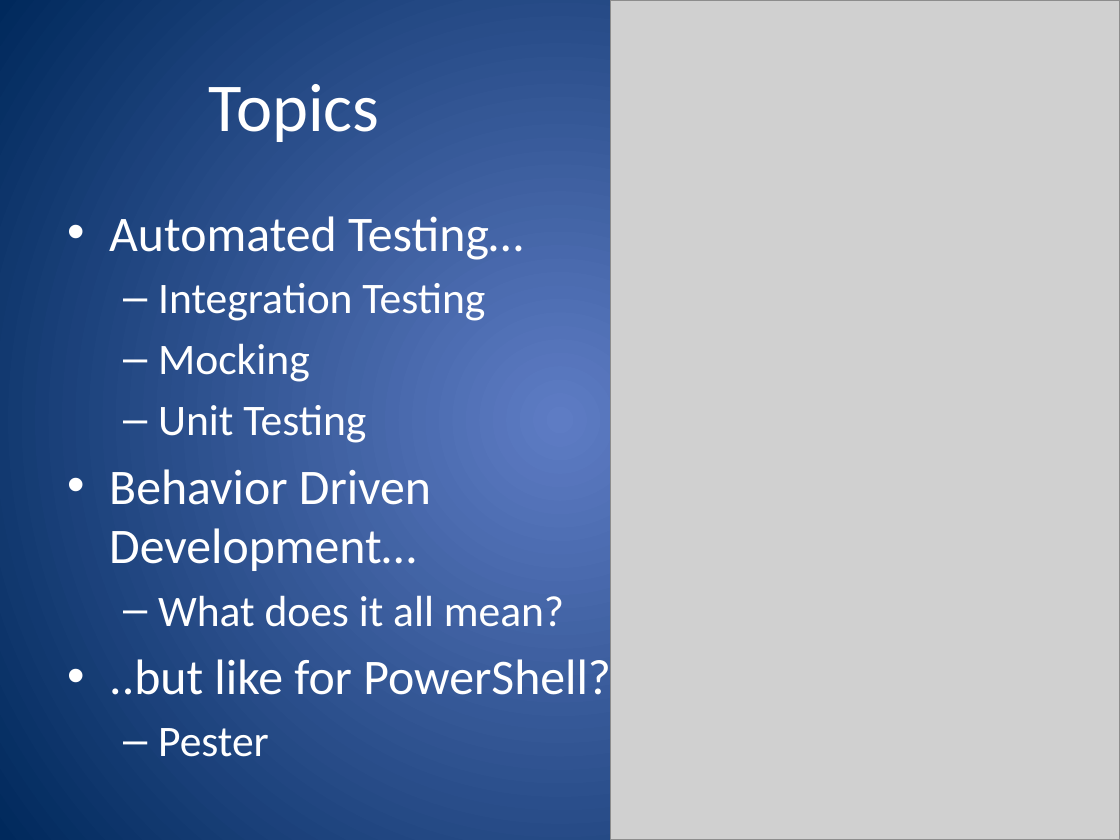
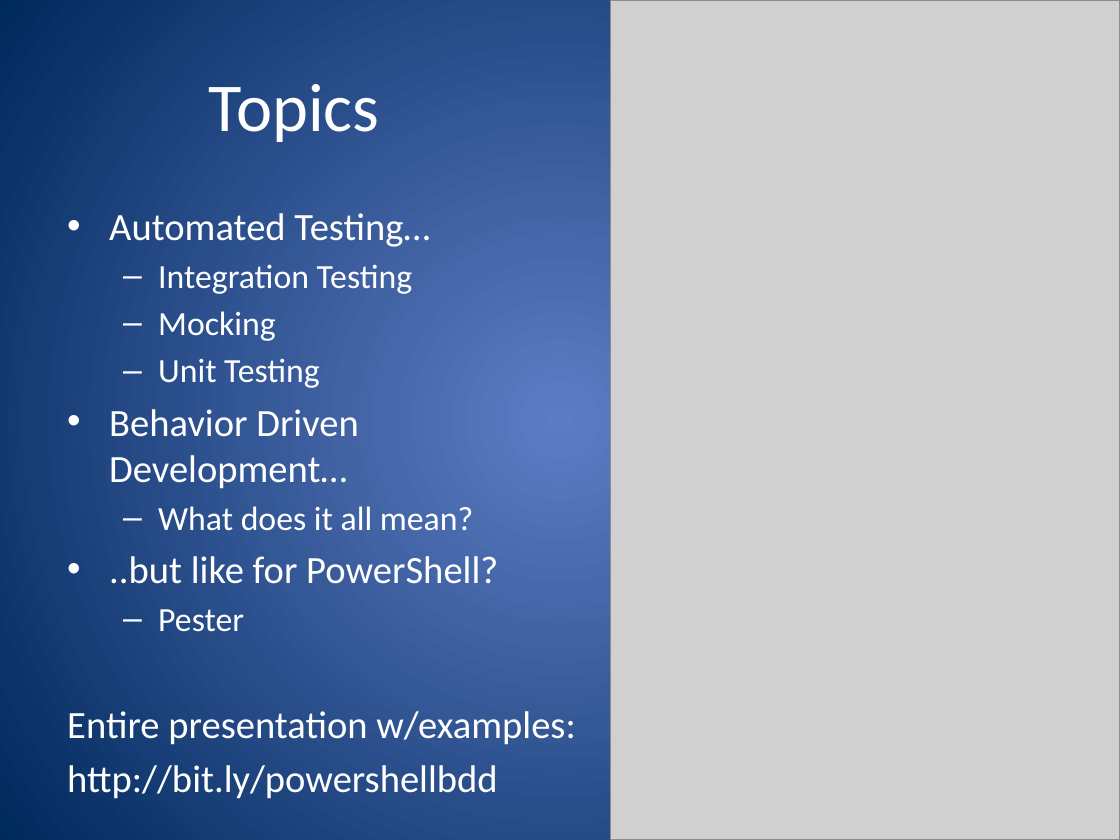
Before and after one commit to ferventcoder/presentations, a slide deck: slide 4 of dotNet/powershellbdd/AutomatedTestingForPowerShell.pptx. Drawn at 1120x840 pixels with LibreOffice and Linux fonts; fonts in the diff are those of the drawing; grey boxes stand for pictures. Boxes give left, top, right and bottom in pixels: in the first picture for what was removed or moved away, otherwise in the second. Text is boxed around its words. In the diff, an @@ line names an element or a change of style, - is before the commit and + after.

```diff
--- a/dotNet/powershellbdd/AutomatedTestingForPowerShell.pptx
+++ b/dotNet/powershellbdd/AutomatedTestingForPowerShell.pptx
@@ text at (x1=109, y1=213, x2=498, y2=632): size 32 to 24.8 pt in "Automated Testing…", "Behavior Driven Development…", "..but like for PowerShell?"; size 28 to 21.7 pt in "Integration Testing", "Mocking", "Unit Testing", "What does it all mean?" and 1 more places; less space between paragraphs @@
@@ text at (x1=67, y1=711, x2=575, y2=799): paragraphs added @@
+Entire presentation w/examples:
+http://bit.ly/powershellbdd
```
Also in this commit, not shown: 2 other slides changed, 3 slides added, 1 slide removed.
